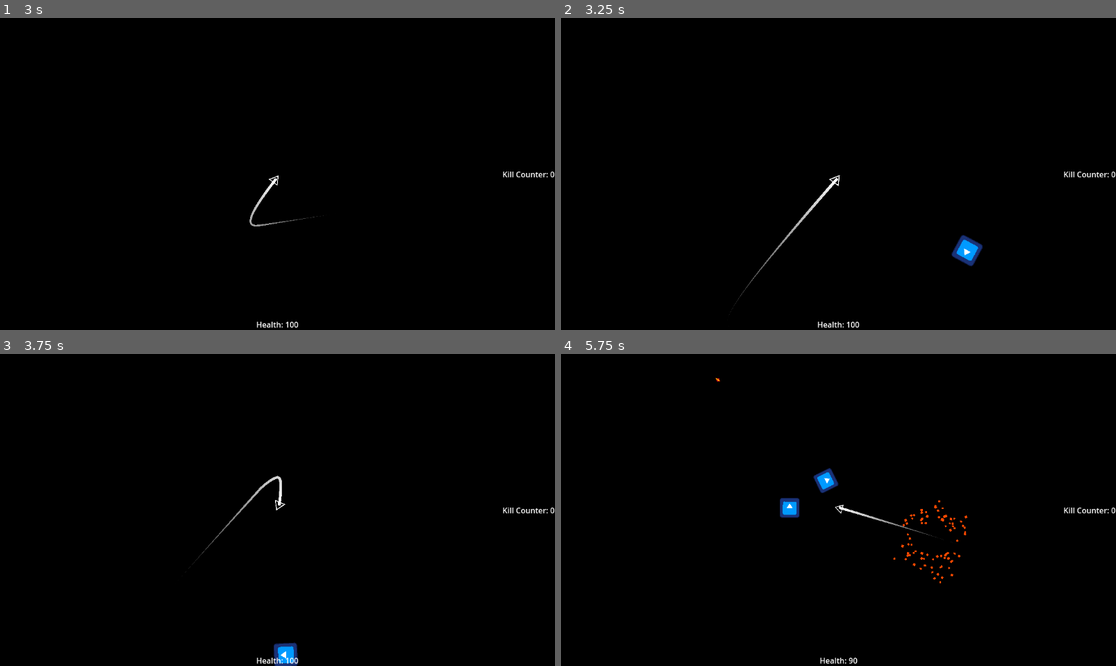
Above: before the commit, frames 1-4 (two rows, left to right).
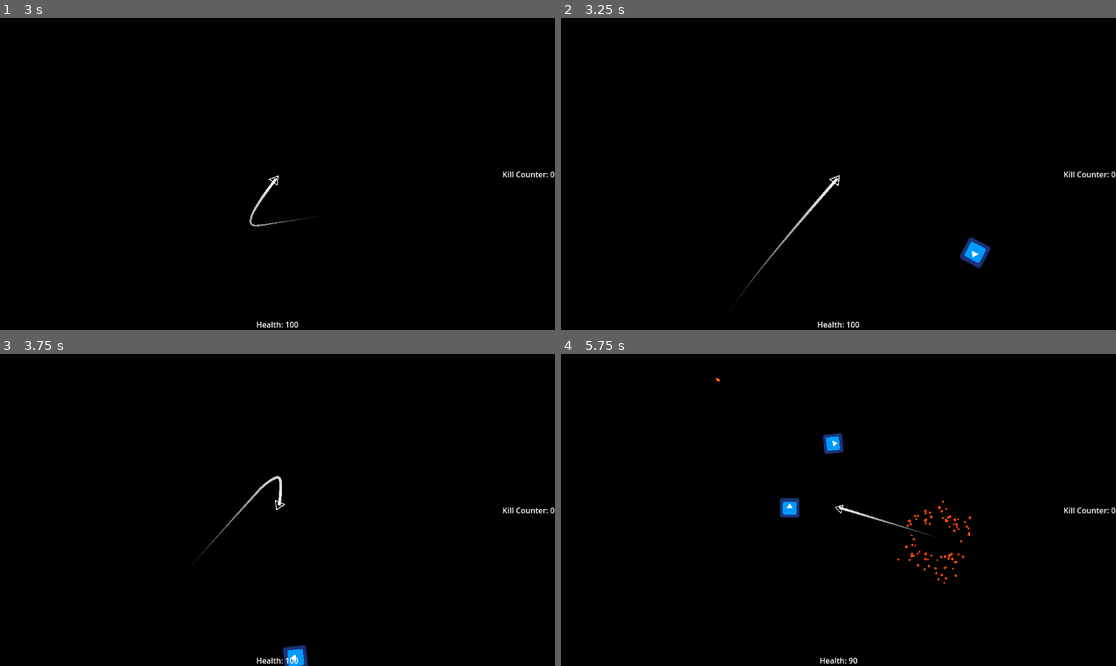
Above: after the commit, the same moments.

Repository: HazarBakir/void_blade
Game: Godot game, scene res://Scenes/main_menu.tscn
Two runs of this game, one before a commit and one after it. Both use one fixed random seed, a clock stepped at 60 frames per second and the inputs below. The engine's default icon, where the game draws it, is replaced by a stand-in: a white triangle on a blue panel in a dark square.
Inputs (mouse positions are in pixels of both pictures, inside the frame that each line leads up to):
- Up to frame 1 (3 s): click "Play" at 0.5 s; move the mouse to (399, 158) at 1.27 s; press the mouse at (399, 158) at 1.28 s; move the mouse to (166, 189) at 2.02 s; release the mouse at (166, 189) at 2.03 s; click (166, 189) at 2.1 s; tap Enter at 2.75 s; move the mouse to (333, 105) at 2.77 s; press the mouse at (333, 105) at 2.78 s
- Up to frame 2 (3.25 s): no input
- Up to frame 3 (3.75 s): move the mouse to (249, 572) at 3.52 s; release the mouse at (249, 572) at 3.53 s; click (249, 572) at 3.6 s
- Up to frame 4 (5.75 s): move the mouse to (1005, 556) at 4.27 s; press the mouse at (1005, 556) at 4.28 s; move the mouse to (672, 463) at 5.02 s; release the mouse at (672, 463) at 5.03 s; click (672, 463) at 5.1 s

Frame 1 is identical in both runs. In frame 2, 0.4% of the frame differs, in the area x 70-78%, y 69-81%; in frame 3, 0.4%; in frame 4, 0.9%, in the area x 45-74%, y 25-74%.

Commit message:
feat: enemy shoot recoil

Diff:
--- a/Scenes/enemy_lvl_1_ranger.tscn
+++ b/Scenes/enemy_lvl_1_ranger.tscn
@@ -39,7 +39,7 @@
 script = ExtResource("1_rrurh")
 
 [node name="HealthComponent" parent="." instance=ExtResource("2_cipht")]
-MAX_HEALTH = 10.0
+MAX_HEALTH = 20.0
 
 [node name="HitboxComponent" parent="." node_paths=PackedStringArray("health_component") instance=ExtResource("3_p86u8")]
 health_component = NodePath("../HealthComponent")
@@ -49,6 +49,7 @@
 
 [node name="CollisionShape2D" type="CollisionShape2D" parent="."]
 shape = SubResource("RectangleShape2D_huous")
+disabled = true
 
 [node name="Sprite2D" type="Sprite2D" parent="."]
 scale = Vector2(0.15, 0.15)
--- a/Scripts/enemy/enemy.gd
+++ b/Scripts/enemy/enemy.gd
@@ -19,8 +19,12 @@
 const STOP_DISTANCE: float = 300.0
 const RESUME_DISTANCE: float = 200.0
 
+const RECOIL_FORCE: float = 500.0
+const RECOIL_DURATION: float = 0.4
+
 var speed: float = ORIGINAL_SPEED
 var current_speed: float = 0.0
+var recoil_velocity: Vector2 = Vector2.ZERO
 
 const MIN_SHOOT_INTERVAL: float = 1.0
 const MAX_SHOOT_INTERVAL: float = 3.0
@@ -85,7 +89,14 @@
 	var lerp_factor = ACCELERATION if speed > 0 else DECELERATION
 
 	current_speed = lerp(current_speed, target_speed, lerp_factor * delta)
-	velocity = direction * current_speed
+	var normal_velocity = direction * current_speed
+
+	recoil_velocity = lerp(recoil_velocity, Vector2.ZERO, 4.0 * delta)
+
+	if speed == 0:
+		velocity = recoil_velocity
+	else:
+		velocity = normal_velocity
 
 func _update_rotation() -> void:
 	if target != null:
@@ -107,6 +118,10 @@
 	var dot_product = to_player.dot(forward)
 	return dot_product > SHOOT_ANGLE_THRESHOLD
 
+func _apply_recoil() -> void:
+	var backward_direction = -Vector2.RIGHT.rotated(rotation)
+	recoil_velocity = backward_direction * RECOIL_FORCE
+
 func _shoot() -> void:
 	if not _should_shoot():
 		return
@@ -119,6 +134,7 @@
 	bullet_instance.target = target
 	game_scene.add_child(bullet_instance)
 
+	_apply_recoil()
 	_apply_shoot_cooldown()
 
 func _apply_shoot_cooldown() -> void:
@@ -139,7 +155,6 @@
 		_shoot()
 		_start_random_shoot_timer()
 
-
 func _on_hitbox_component_area_entered(area: Area2D) -> void:
 	if area.get_parent().is_in_group("player"):
 		$AnimationPlayer.play("Hit")
